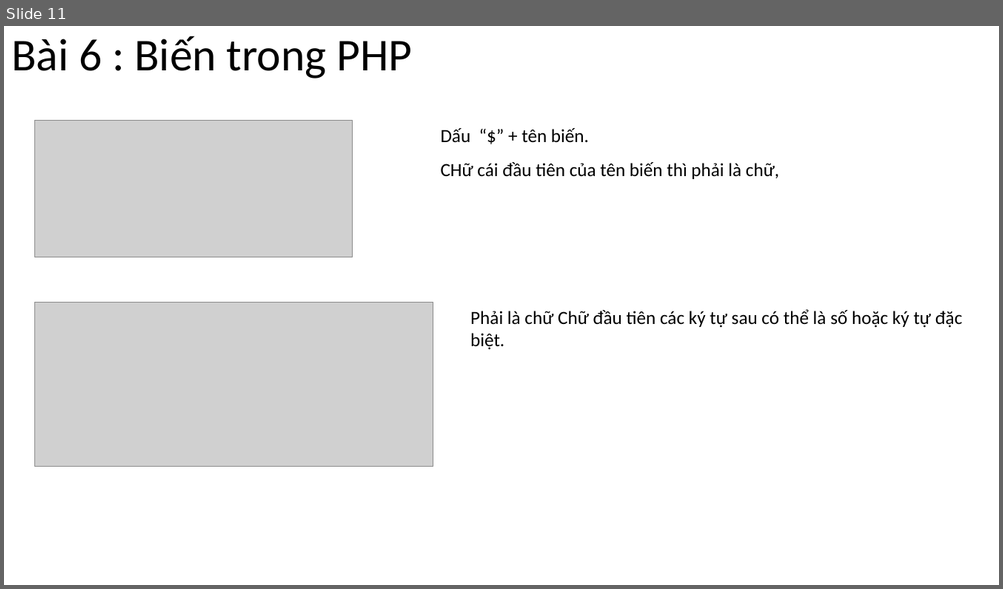
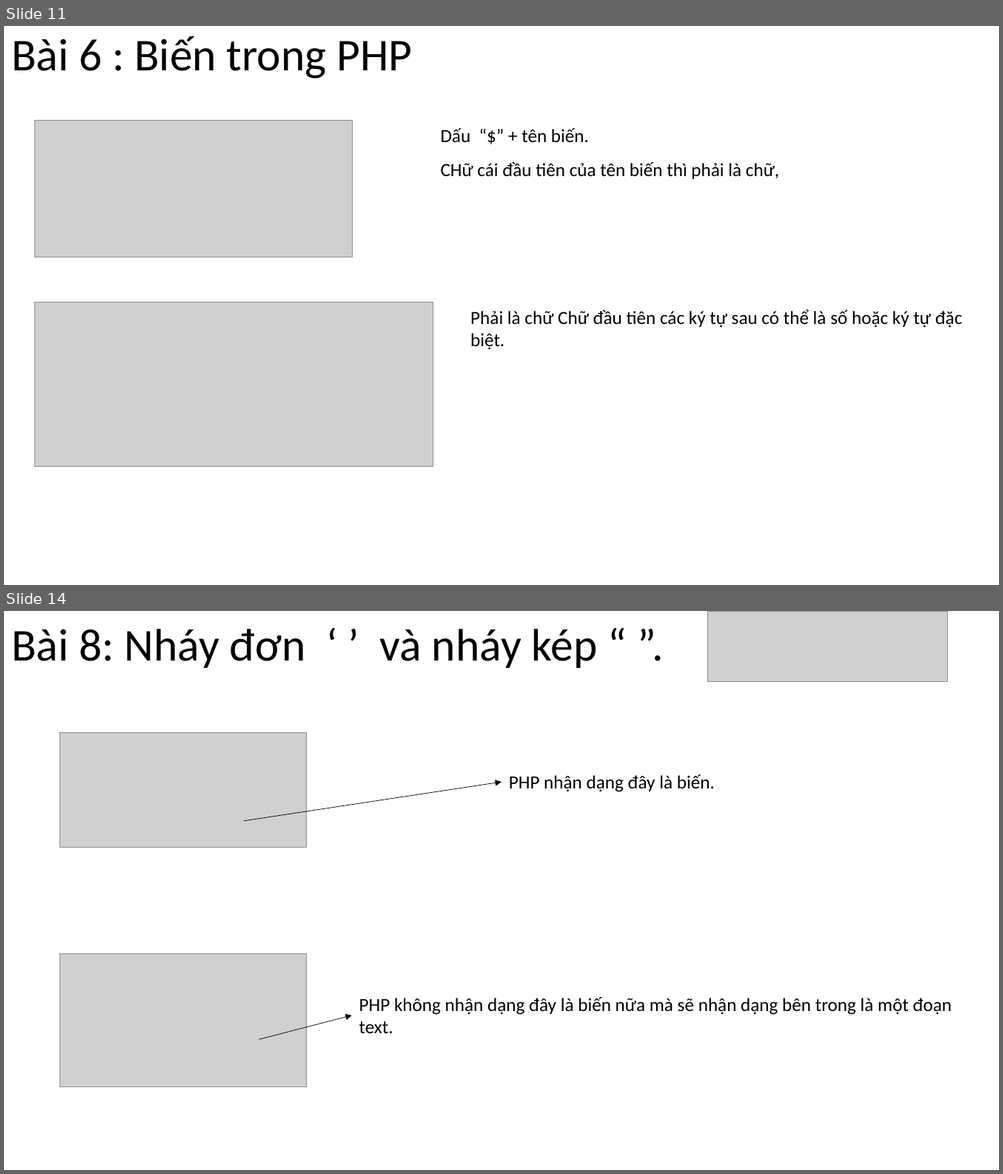
Before and after one commit to DangVanDoan05/LapTrinhWebPHP, a slide deck: Các khái niệm cơ bản của PHP.pptx. Shown one above the other, each under a label of ours: slide 11 before the commit, slides 11 and 14 after it; the slides between them are not shown. The pictures are 1003x589 and 1003x1174 pixels, drawn with LibreOffice and Linux fonts; fonts in the diff are those of the drawing; grey boxes stand for pictures. Boxes give left, top, right and bottom in pixels: in the first picture for what was removed or moved away, otherwise in the second. Text is boxed around its words. In the diff, an @@ line names an element or a change of style, - is before the commit and + after.

```diff
--- a/Các khái niệm cơ bản của PHP.pptx
+++ b/Các khái niệm cơ bản của PHP.pptx
@@ slide 14 added at box(4, 611, 999, 1170), background #FFFFFF @@
@@ title added at box(11, 629, 597, 668), 44 pt, text #000000 @@
+Bài 8: Nháy đơn ‘ ’ và nháy kép “ ”.
@@ picture added at box(708, 611, 947, 682) @@
@@ picture added at box(60, 732, 306, 848) @@
@@ arrow added from (244, 821) to (502, 782), #000000 0.5 pt @@
@@ text added at box(509, 775, 714, 792), 18 pt, text #000000 @@
+PHP nhận dạng đây là biến.
@@ picture added at box(60, 954, 306, 1088) @@
@@ text added at box(359, 997, 951, 1034), 18 pt, text #000000 @@
+PHP không nhận dạng đây là biến nữa mà sẽ nhận dạng bên trong là một đoạn text.
@@ arrow added from (259, 1040) to (352, 1016), #000000 0.5 pt @@
```
Also in this commit, not shown: 2 slides changed, 8 other slides added.
